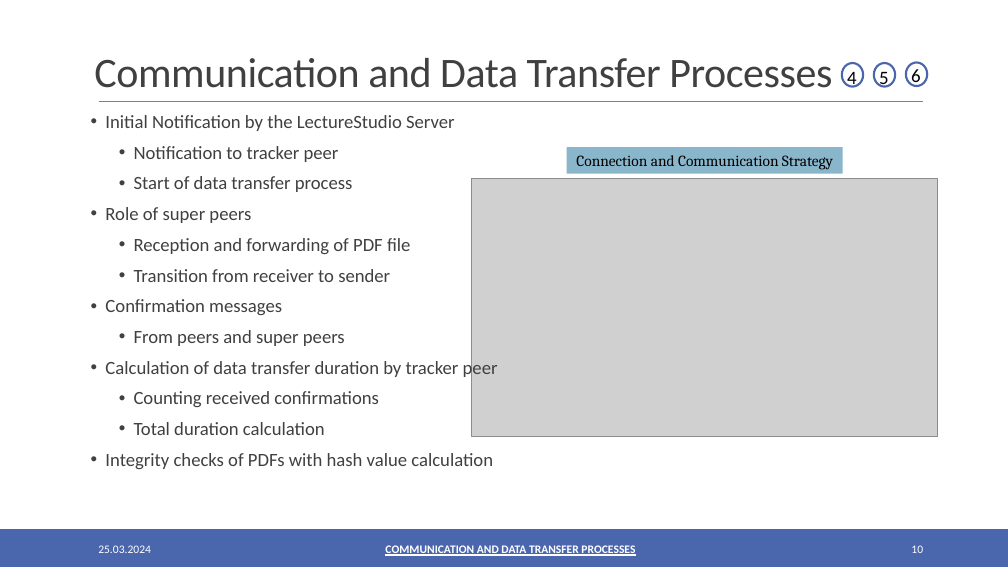
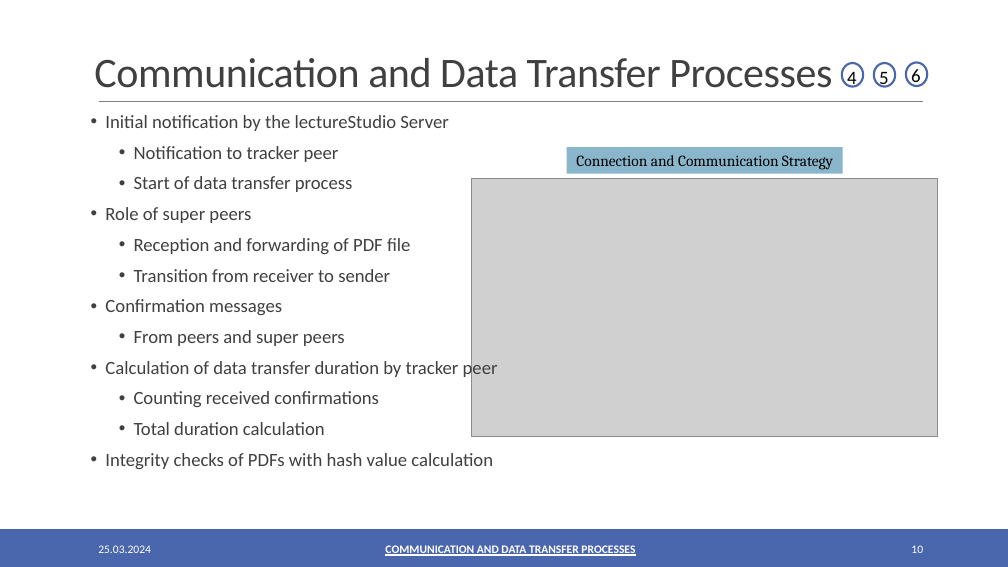
Before and after one commit to oezcankaraca/abschlussvortrag, a slide deck: slide 10 of Abschlussvortrag.pptx. Drawn at 1008x567 pixels with LibreOffice and Linux fonts; fonts in the diff are those of the drawing; grey boxes stand for pictures. Boxes give left, top, right and bottom in pixels: in the first picture for what was removed or moved away, otherwise in the second. Text is boxed around its words. In the diff, an @@ line names an element or a change of style, - is before the commit and + after.

```diff
--- a/Abschlussvortrag.pptx
+++ b/Abschlussvortrag.pptx
@@ text at [105,115,449,131]: text changed @@
-• Initial Notification by the LectureStudio Server
+• Initial notification by the lectureStudio Server
```
Also in this commit, not shown: 9 other slides changed, 2 other files.
